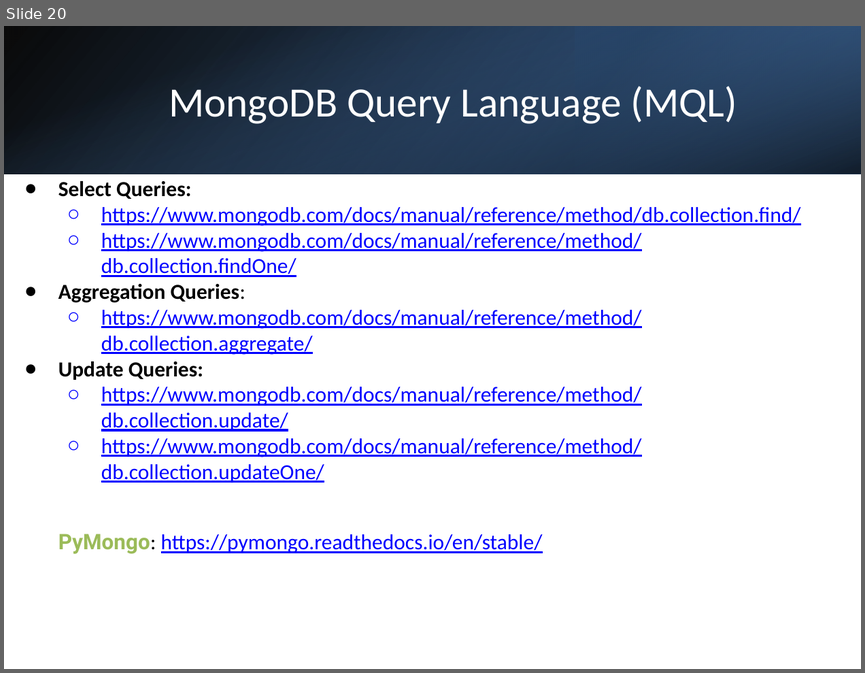
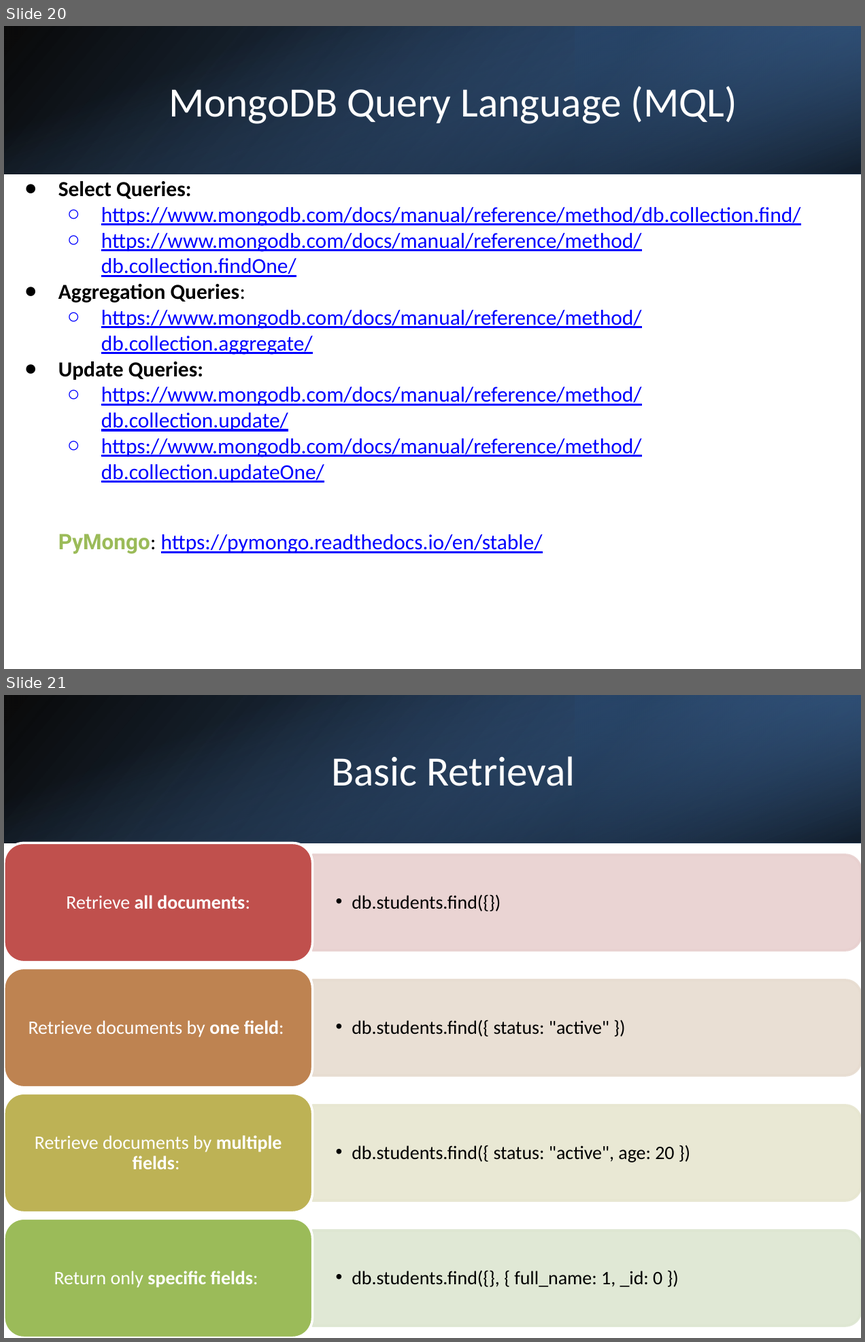
Before and after one commit to tgvp/Data-Eng, a slide deck: rsc/4-NoSQL.pptx. Shown one above the other, each under a label of ours: slide 20 before the commit, slides 20 and 21 after it. The pictures are 865x673 and 865x1342 pixels, drawn with LibreOffice and Linux fonts; fonts in the diff are those of the drawing. Boxes give left, top, right and bottom in pixels: in the first picture for what was removed or moved away, otherwise in the second. Text is boxed around its words. In the diff, an @@ line names an element or a change of style, - is before the commit and + after.

```diff
--- a/rsc/4-NoSQL.pptx
+++ b/rsc/4-NoSQL.pptx
@@ slide 21 added at [4,695,861,1338], background #FFFFFF @@
@@ rectangle added at [4,695,861,843], fill gradient #000000 to #376092 @@
@@ rectangle added at [4,695,861,843], fill gradient #4F81BD to #000000 @@
@@ rectangle added at [575,695,861,843], fill gradient #254061 to #4F81BD @@
@@ title added at [331,756,575,786], 35 pt, text #FFFFFF @@
+Basic Retrieval
@@ group added at [4,843,860,1338]: 8 texts, 4 round same rects, 4 rounded rectangles @@
+  • db.students.find({})
+Retrieve all documents:
+  • db.students.find({ status: "active" })
+Retrieve documents by one field:
+  • db.students.find({ status: "active", age: 20 })
+Retrieve documents by multiple fields:
+  • db.students.find({}, { full_name: 1, _id: 0 })
+Return only specific fields:
```
Also in this commit, not shown: 13 other slides added.
